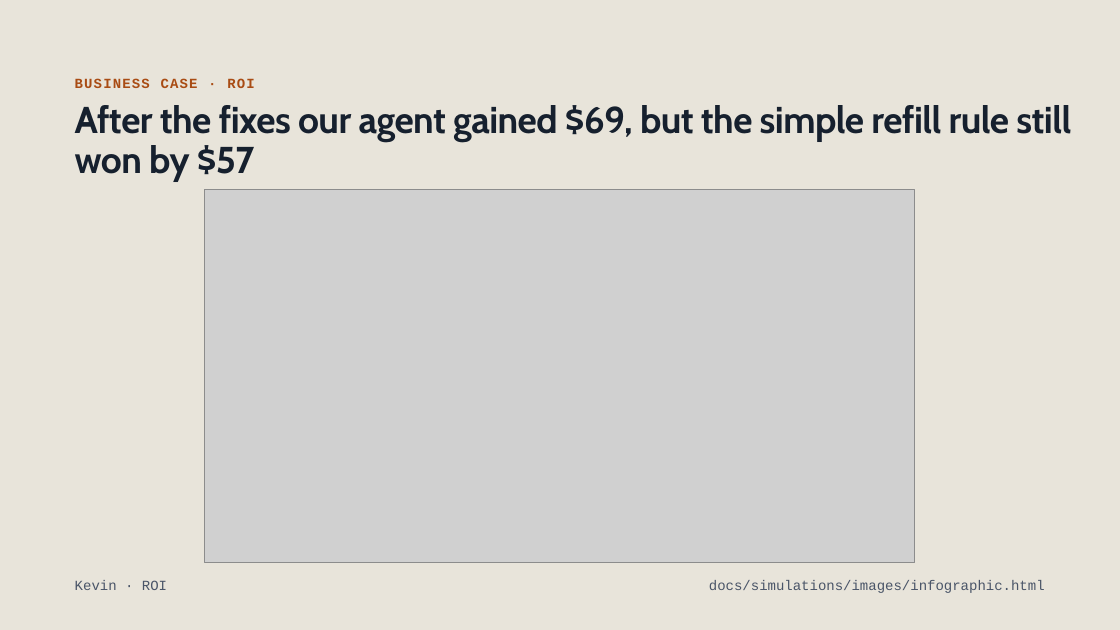
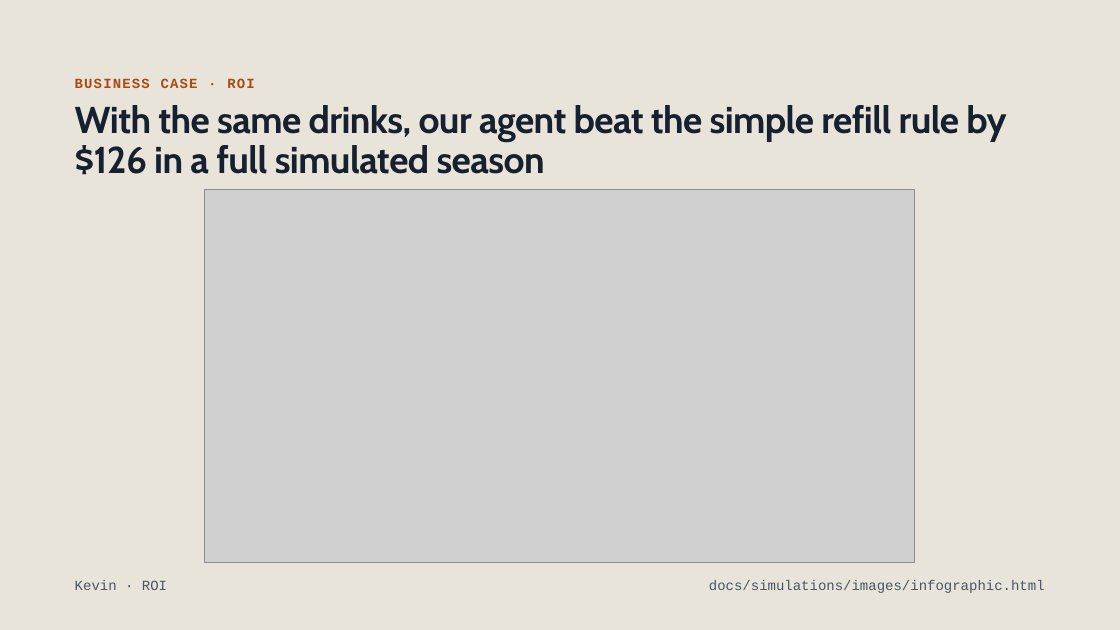
Before and after one commit to marshall-strong/agentic-vending, a slide deck: slide 13 of docs/presentation/group-b-final-presentation.pptx. Drawn at 1120x630 pixels with LibreOffice and Linux fonts; fonts in the diff are those of the drawing; grey boxes stand for pictures. Boxes give left, top, right and bottom in pixels: in the first picture for what was removed or moved away, otherwise in the second. Text is boxed around its words. In the diff, an @@ line names an element or a change of style, - is before the commit and + after.

```diff
--- a/docs/presentation/group-b-final-presentation.pptx
+++ b/docs/presentation/group-b-final-presentation.pptx
@@ title at <box>75,105,1006,175</box>: text changed @@
-After the fixes our agent gained $69, but the simple refill rule still won by $57
+With the same drinks, our agent beat the simple refill rule by $126 in a full simulated season
```
Also in this commit, not shown: 2 other slides changed.
